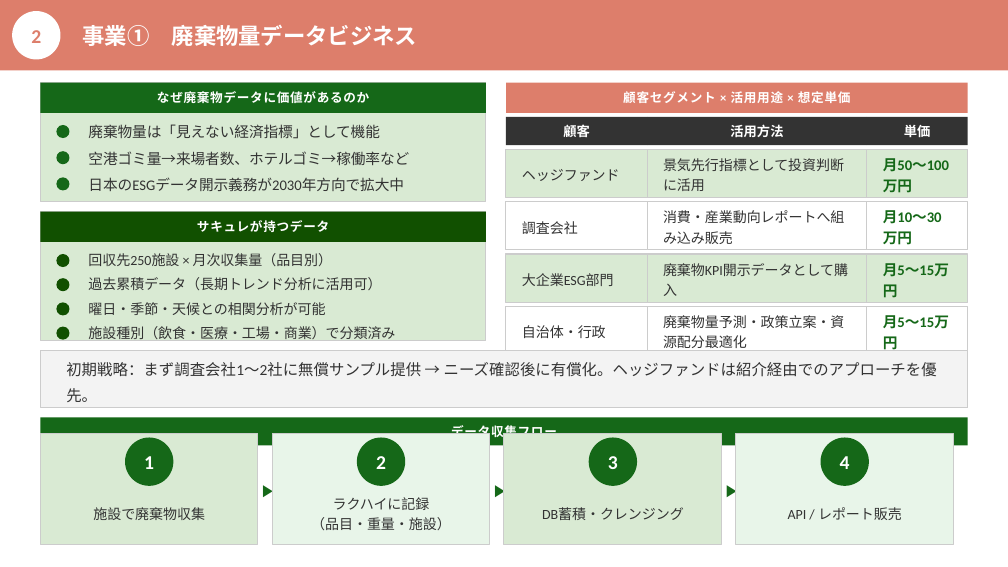
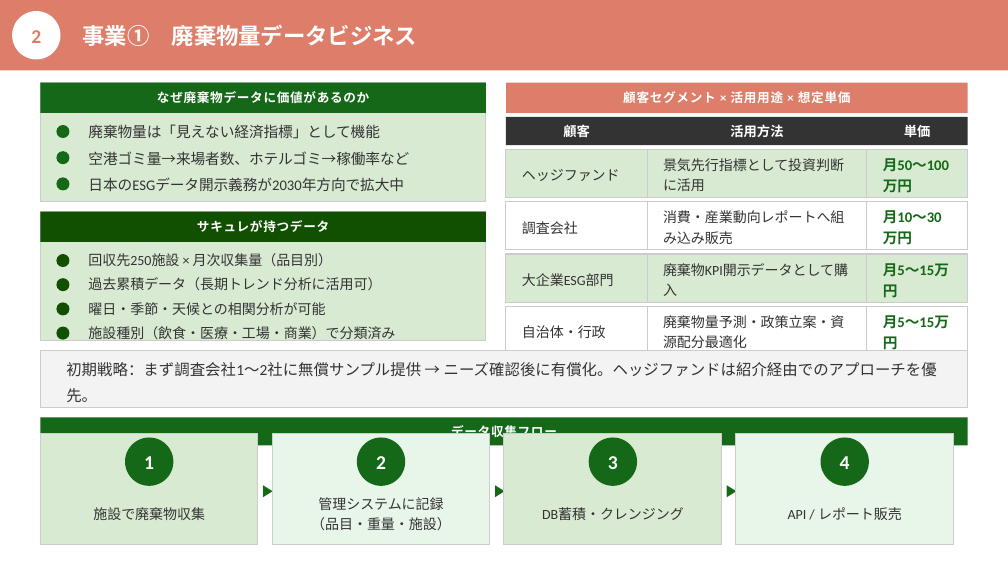
Before and after one commit to monomapblog-ui/sacure, a slide deck: slide 4 of データ事業計画書_v1.pptx. Drawn at 1008x567 pixels with LibreOffice and Linux fonts; fonts in the diff are those of the drawing. Boxes give left, top, right and bottom in pixels: in the first picture for what was removed or moved away, otherwise in the second. Text is boxed around its words. In the diff, an @@ line names an element or a change of style, - is before the commit and + after.

```diff
--- a/データ事業計画書_v1.pptx
+++ b/データ事業計画書_v1.pptx
@@ text at <box>318,497,443,510</box>: text changed @@
-ラクハイに記録
+管理システムに記録
```
Also in this commit, not shown: 3 other slides changed, 1 other file.
